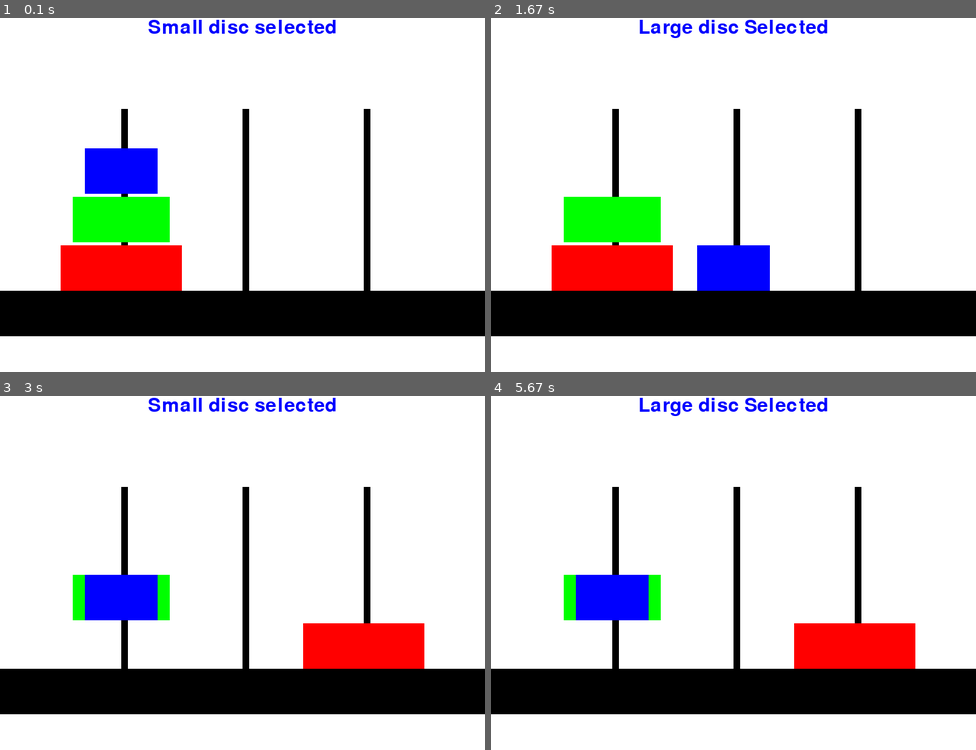
Above: before the commit, frames 1-4 (two rows, left to right).
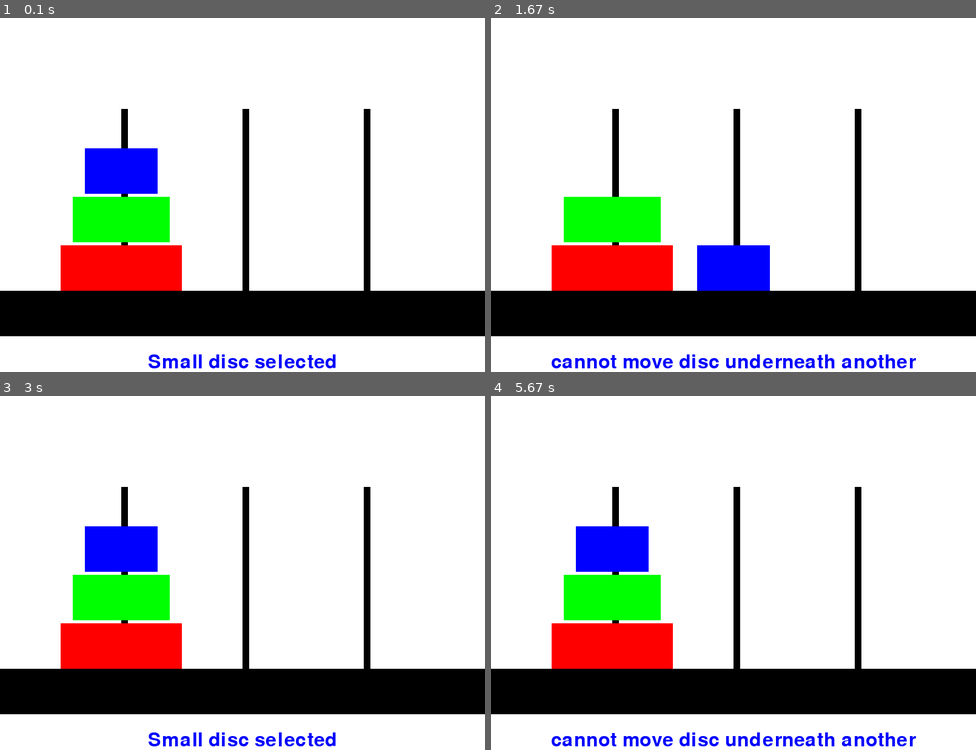
Above: after the commit, the same moments.

Repository: pillemer/Hanoi_pygame
Game: pygame game, started from drawinghanoi.py
Same seed, same stepped clock (60 frames per second), same inputs: the game is played once before the commit and once after it.
Inputs:
- Up to frame 1 (0.1 s): no input
- Up to frame 2 (1.67 s): hold Right 0.33-0.8 s; hold Up 0.83-1.13 s
- Up to frame 3 (3 s): hold Left 1.67-2.2 s; hold Down 2.23-2.53 s; hold Left 2.57-2.97 s
- Up to frame 4 (5.67 s): hold Up 3-3.37 s; hold Down 4.07-4.43 s; hold Left 4.47-4.93 s; hold Right 4.97-5.43 s; hold Up from 5.47 s (still down)

The runs differ from the first frame. In frame 1, 1.4% of the frame differs, in the area x 30-70%, y 0-99%; in frame 2, 2.0%; in frame 3, 12%; in frame 4, 12%, in the area x 12-88%, y 0-99%.

Commit message:
more refactoring. added movement limitations on discs

Diff:
--- a/drawinghanoi.py
+++ b/drawinghanoi.py
@@ -1,6 +1,8 @@
 import pygame
 
 pygame.init()
+
+# ------------------- set up ------------------- #
 
 # set up the window
 SCREEN_WIDTH, SCREEN_HEIGHT = 800, 600
@@ -33,6 +35,50 @@
 LRG_WIDTH = SCREEN_WIDTH / 4
 MED_WIDTH = LRG_WIDTH - (2 * MARGIN_X)
 SML_WIDTH = LRG_WIDTH - (4 * MARGIN_X)
+
+# set up the pegs
+pegs = [LEFT_PEG, MIDDLE_PEG, RIGHT_PEG]
+y_list = [BOTTOM_Y, MIDDLE_Y, TOP_Y]
+
+# create the disc class
+class Disc(pygame.sprite.Sprite):
+
+    def __init__(self, color, width, height):
+        super().__init__()
+        self.image = pygame.Surface([width, height])
+        self.image.fill(color)
+        self.movable = False
+        self.rect = self.image.get_rect()
+
+# create discs and add them to group
+lrgDisc = Disc(RED, LRG_WIDTH, DISC_HEIGHT)
+lrgDisc.rect.x = (pegs[0] - (lrgDisc.rect.width / 2))
+lrgDisc.rect.y = BOTTOM_Y
+
+medDisc = Disc(GREEN, MED_WIDTH, DISC_HEIGHT)
+medDisc.rect.x = (pegs[0] - (medDisc.rect.width / 2))
+medDisc.rect.y = MIDDLE_Y
+
+smlDisc = Disc(BLUE, SML_WIDTH, DISC_HEIGHT)
+smlDisc.rect.x = (pegs[0] - (smlDisc.rect.width / 2))
+smlDisc.rect.y = TOP_Y
+smlDisc.movable = True # top disc is free to move
+
+# add discs to Sprite group
+all_discs = pygame.sprite.Group()
+all_discs.add(lrgDisc)
+all_discs.add(medDisc)
+all_discs.add(smlDisc)
+
+# board game
+discs = [lrgDisc, medDisc, smlDisc]
+board = [[discs[0], discs[1], discs[2]], [], []]
+
+# start with smallest disc selected on the left peg
+selection = text_selection = 2
+
+
+# --------------- helper functions --------------- #
 
 # draws base, pegs and background
 def draw_board():
@@ -42,6 +88,7 @@
     peg_b = pygame.rect.Rect(pygame.draw.rect(SCREEN, BLACK, ((SCREEN_WIDTH / 2), SCREEN_HEIGHT - round(SCREEN_HEIGHT * (3/4)), round(SCREEN_WIDTH / 70), round(SCREEN_HEIGHT * (3/5)))))
     peg_c = pygame.rect.Rect(pygame.draw.rect(SCREEN, BLACK, ((SCREEN_WIDTH * (3/4)), SCREEN_HEIGHT - round(SCREEN_HEIGHT * (3/4)), round(SCREEN_WIDTH / 70), round(SCREEN_HEIGHT * (3/5)))))
 
+# text prompt selection and draw function
 def draw_prompt(selection):
     fontObj = pygame.font.Font('freesansbold.ttf', 32)
     text_options = ['Large disc Selected',
@@ -53,50 +100,8 @@
                     'cannot move disc underneath another']
     text = fontObj.render(text_options[selection], True, BLUE)
     textRectObj = text.get_rect()
-    textRectObj.center = (MIDDLE_PEG, 0 + textRectObj.height/2)
+    textRectObj.center = (MIDDLE_PEG, SCREEN_HEIGHT - textRectObj.height)
     SCREEN.blit(text, textRectObj)
-
-# set up the pegs
-pegs = [LEFT_PEG, MIDDLE_PEG, RIGHT_PEG]
-y_list = [BOTTOM_Y, MIDDLE_Y, TOP_Y]
-
-# create the disc class
-class Disc(pygame.sprite.Sprite):
-
-    def __init__(self, color, width, height):
-        super().__init__()
-        self.image = pygame.Surface([width, height])
-        self.image.fill(color)
-        self.movable = False
-        self.location = 0
-        self.rect = self.image.get_rect()
-
-# create discs and add them to group
-lrgDisc = Disc(RED, LRG_WIDTH, DISC_HEIGHT)
-lrgDisc.rect.x = (pegs[0] - (lrgDisc.rect.width / 2))
-lrgDisc.rect.y = BOTTOM_Y
-
-medDisc = Disc(GREEN, MED_WIDTH, DISC_HEIGHT)
-medDisc.rect.x = (pegs[0] - (medDisc.rect.width / 2))
-medDisc.rect.y = MIDDLE_Y
-
-smlDisc = Disc(BLUE, SML_WIDTH, DISC_HEIGHT)
-smlDisc.rect.x = (pegs[0] - (smlDisc.rect.width / 2))
-smlDisc.rect.y = TOP_Y
-smlDisc.movable = True # top disc is free to move
-
-# add discs to Sprite group
-all_discs = pygame.sprite.Group()
-all_discs.add(lrgDisc)
-all_discs.add(medDisc)
-all_discs.add(smlDisc)
-
-# board game
-discs = [lrgDisc, medDisc, smlDisc]
-board = [[discs[0], discs[1], discs[2]], [], []]
-
-# start with smallest disc selected on the left peg
-selection = text_selection = 2
 
 # set destination peg for each direction
 def set_destination(origin, moving_right):
@@ -114,8 +119,9 @@
     elif selection == 0 and not moving_up:
         return 2
     else:
-        return selection + (2 * int(moving_up) -1)
-
+        return selection + (2 * int(moving_up) - 1)
+
+# remove disc from current peg and place on new one
 def move(selection, i, peg):
     temp = discs[selection] # hold the disc while we remove it from one peg and append it to the next.
     peg.remove(discs[selection])
@@ -124,6 +130,18 @@
     discs[selection].location = i
     discs[selection].rect.x = (pegs[discs[selection].location] - (discs[selection].rect.width / 2))
 
+def update_movable():
+    for peg in board:
+        if discs[selection] in peg and len(peg) < selection + 2:
+            discs[selection].movable = True
+            print(f'selection {selection} set to movable')
+        elif discs[selection] in peg:
+            print(f'selection {selection} set to not movable')
+            discs[selection].movable = False
+
+
+# ----------------- game loop ----------------- #
+
 while True:
     for event in pygame.event.get():
         if event.type == pygame.QUIT:
@@ -133,30 +151,48 @@
         keys = pygame.key.get_pressed()
         if keys[pygame.K_LEFT]:
             for i, peg in enumerate(board):
-                if discs[selection] in peg:
+                if discs[selection] in peg and discs[selection].movable:
                     destination = set_destination(i, False)
+
+                    # can't move medium sized disc on top of small disc:
+                    if selection == 1 and discs[2] in board[destination]:
+                        text_selection = 5
+                        break
+
                     if len(board[destination]) <= selection:
                         move(selection, destination, peg)
                     else:
-                        text_selection = 3
+                        text_selection = 5
                     break
 
         if keys[pygame.K_RIGHT]:
             for i, peg in enumerate(board):
-                if discs[selection] in peg:
+                if discs[selection] in peg and discs[selection].movable:
                     destination = set_destination(i, True)
+
+                    # can't move medium sized disc on top of small disc:
+                    if selection == 1 and discs[2] in board[destination]:
+                        text_selection = 5
+                        break
+
                     if len(board[destination]) <= selection:
                         move(selection, destination, peg)
                     else:
-                        text_selection = 4
+                        text_selection = 5
                     break
 
         # switch selection between discs
         if keys[pygame.K_UP]:
             selection = text_selection = select_disc(selection, True)
+            update_movable()
+            if not discs[selection].movable:
+                text_selection = 6
 
         if keys[pygame.K_DOWN]:
             selection = text_selection = select_disc(selection, False)
+            update_movable()
+            if not discs[selection].movable:
+                text_selection = 6
 
     draw_board()
     all_discs.draw(SCREEN)
